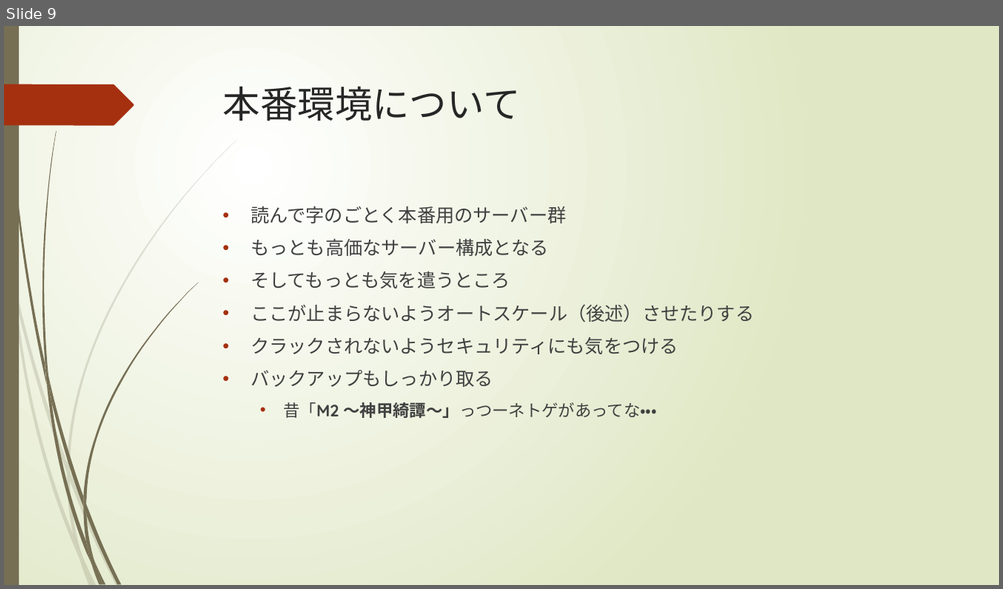
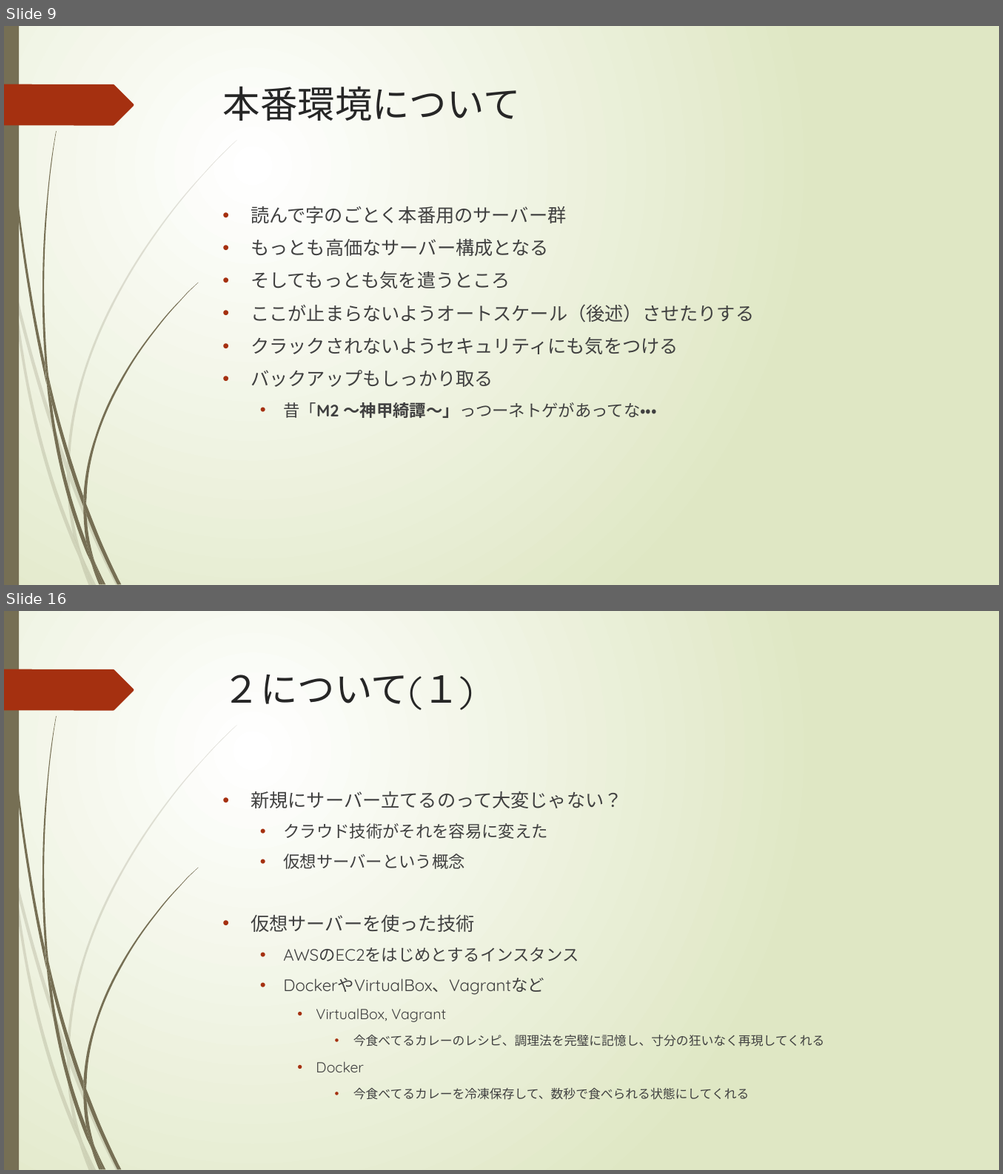
Before and after one commit to gallu/SchoolGameServer, a slide deck: Lessons/lesson9/docs/Lesson9.pptx. Shown one above the other, each under a label of ours: slide 9 before the commit, slides 9 and 16 after it; the slides between them are not shown. The pictures are 1003x589 and 1003x1174 pixels, drawn with LibreOffice and Linux fonts; fonts in the diff are those of the drawing. Boxes give left, top, right and bottom in pixels: in the first picture for what was removed or moved away, otherwise in the second. Text is boxed around its words. In the diff, an @@ line names an element or a change of style, - is before the commit and + after.

```diff
--- a/Lessons/lesson9/docs/Lesson9.pptx
+++ b/Lessons/lesson9/docs/Lesson9.pptx
@@ slide 16 added at (4,611,999,1170), background gradient #FFFFFF to #DFE8C4; not listed: 24 template elements that a slide beside it also shows @@
@@ title added at (223,674,474,710), 36 pt, text #262626 @@
+２について(１)
@@ text added at (250,792,825,1100), 16 pt, text #404040 @@
+• 新規にサーバー立てるのって大変じゃない？
+  • クラウド技術がそれを容易に変えた
+  • 仮想サーバーという概念
+• 仮想サーバーを使った技術
+  • AWSのEC2をはじめとするインスタンス
+  • DockerやVirtualBox、Vagrantなど
+    • VirtualBox, Vagrant
+      • 今食べてるカレーのレシピ、調理法を完璧に記憶し、寸分の狂いなく再現してくれる
+    • Docker
+      • 今食べてるカレーを冷凍保存して、数秒で食べられる状態にしてくれる
```
Also in this commit, not shown: 1 slide changed, 8 other slides added.
